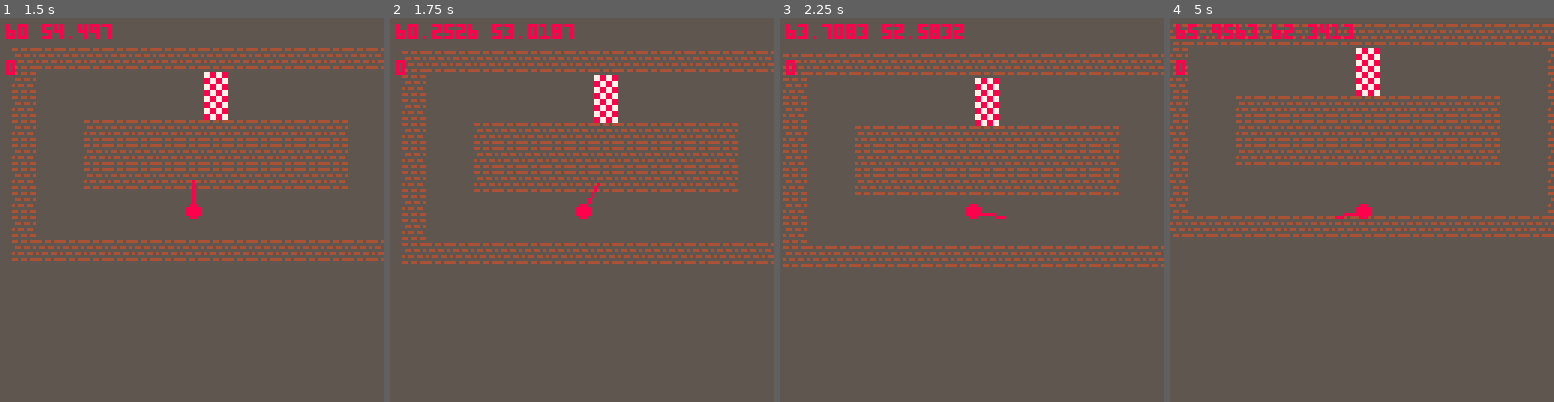
Above: before the commit, frames 1-4 (left to right).
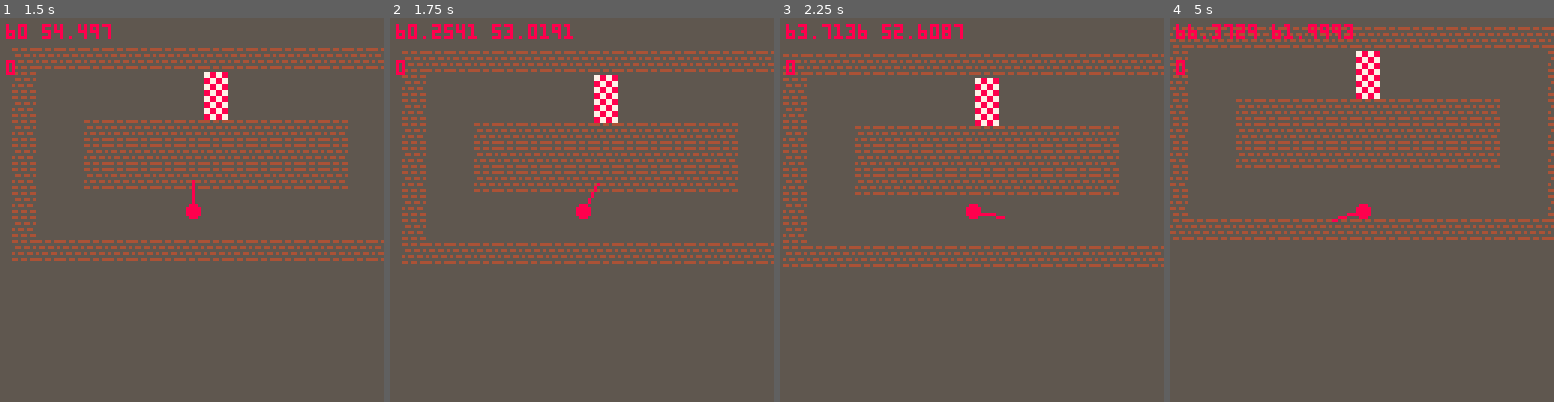
Above: after the commit, the same moments.

Repository: pbd3/agbic_demon_drive
Game: PICO-8 cartridge agbic.p8
The game is run twice, just before and just after one commit, with the same random seed, the same clock (stepped at 60 frames per second) and the same inputs.
Inputs:
- Up to frame 1 (1.5 s): tap X (X key) at 0.33, 1.07 s; tap O (Z key) at 0.7 s
- Up to frame 2 (1.75 s): hold Right from 1.6 s (still down); tap O (Z key) at 1.7 s
- Up to frame 3 (2.25 s): tap X (X key) at 1.85 s; release Right at 2.1 s; tap O (Z key) at 2.1 s
- Up to frame 4 (5 s): hold Right 2.47-3.03 s; tap O (Z key) every 0.4 s from 2.5 to 4.9 s; tap X (X key) at 2.97, 4.08 s; hold Left 3.08-3.58 s; hold Right 4.02-4.68 s

Frame 1 is identical in both runs. In frame 2, 0.2% of the frame differs, in the area x 17-48%, y 1-6%; in frame 3, 0.2%; in frame 4, 19%, in the area x 0-100%, y 1-58%.

Commit message:
fixed collision detection. Added parameter to collision detection to allow for additional effects basedon sprite flags (eg. boost, lap counters)

Diff:
--- a/agbic.p8
+++ b/agbic.p8
@@ -10,6 +10,8 @@
  steer_angle=.25
  angle=.25
  max_speed=1.5
+ lap=1
+ boost=2
  angels={}
  for i=1,1 do
   _angel_x=flr(rnd(127))
@@ -53,18 +55,18 @@
 end
 
 
-function solid(_x,_y)
+function solid(_x,_y,_sflag)
  val=mget(_x/8,_y/8)
- return fget(val, 3)
+ return fget(val, _sflag)
 end
 
 
-function solid_area(_x,_y,_w,_h)
+function solid_area(_x,_y,_w,_h,_sflag)
  return
-  solid(_x-_w,_y-_h) or
-  solid(_x+_w,_y-_h) or
-  solid(_x-_w,_y+_h) or
-  solid(_x+_w,_y+_h)
+  solid(_x-_w,_y-_h,_sflag) or
+  solid(_x+_w,_y-_h,_sflag) or
+  solid(_x-_w,_y+_h,_sflag) or
+  solid(_x+_w,_y+_h,_sflag)
 end
 
 
@@ -79,17 +81,21 @@
  end
  vx=vx*(1-fric)
  vy=vy*(1-fric)
- if not solid(x+vx,y,4,4) then
+ if solid_area(x+vx,y+vy,2,2,0) then
+  vx*=boost
+  vy*=boost
+ end
+ if not solid_area(x+vx,y,2,2,3) then
   x+=vx
  else
   vx*=-.001
  end
- if not solid(x,y+vy,4,4) then
+ if not solid_area(x,y+vy,2,2,3) then
  	y+=vy
  else
   vy*=-.001
  end
- angle=atan2(vx,vy)
+ //angle=atan2(vx,vy)
 
 end
 
